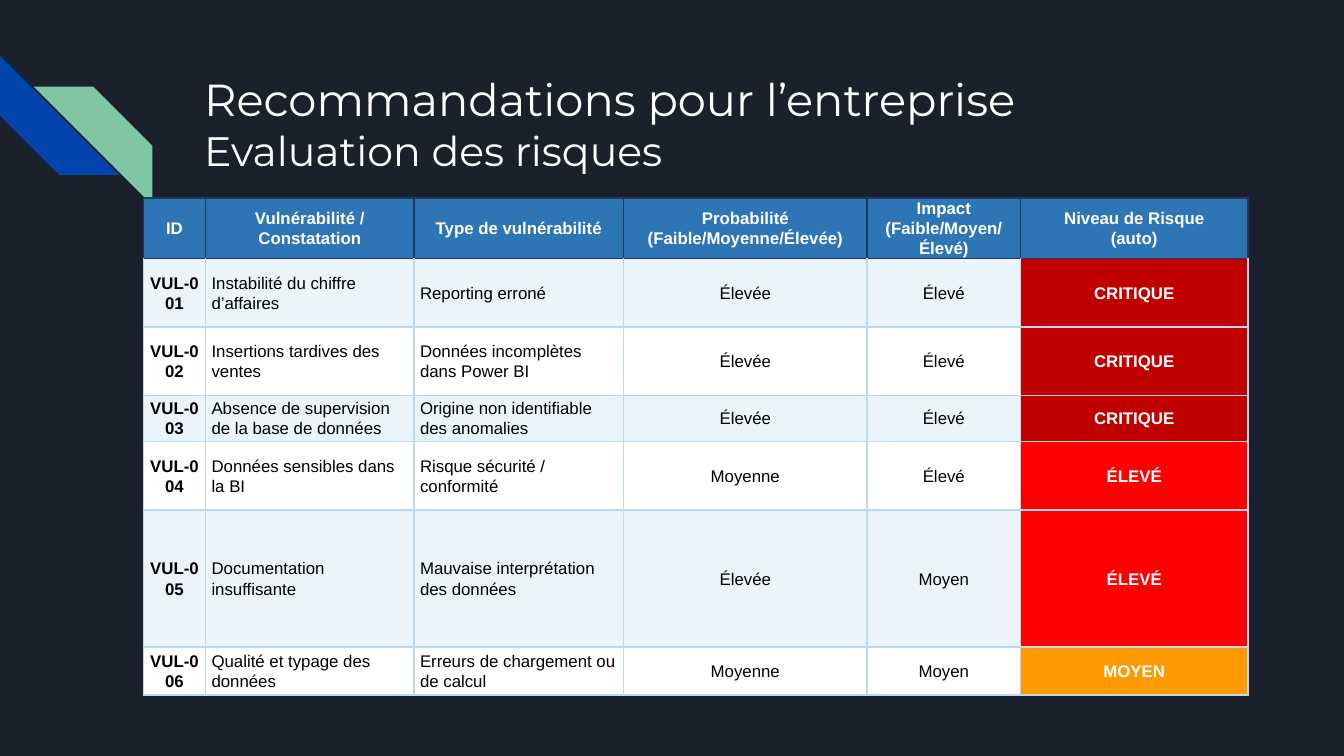
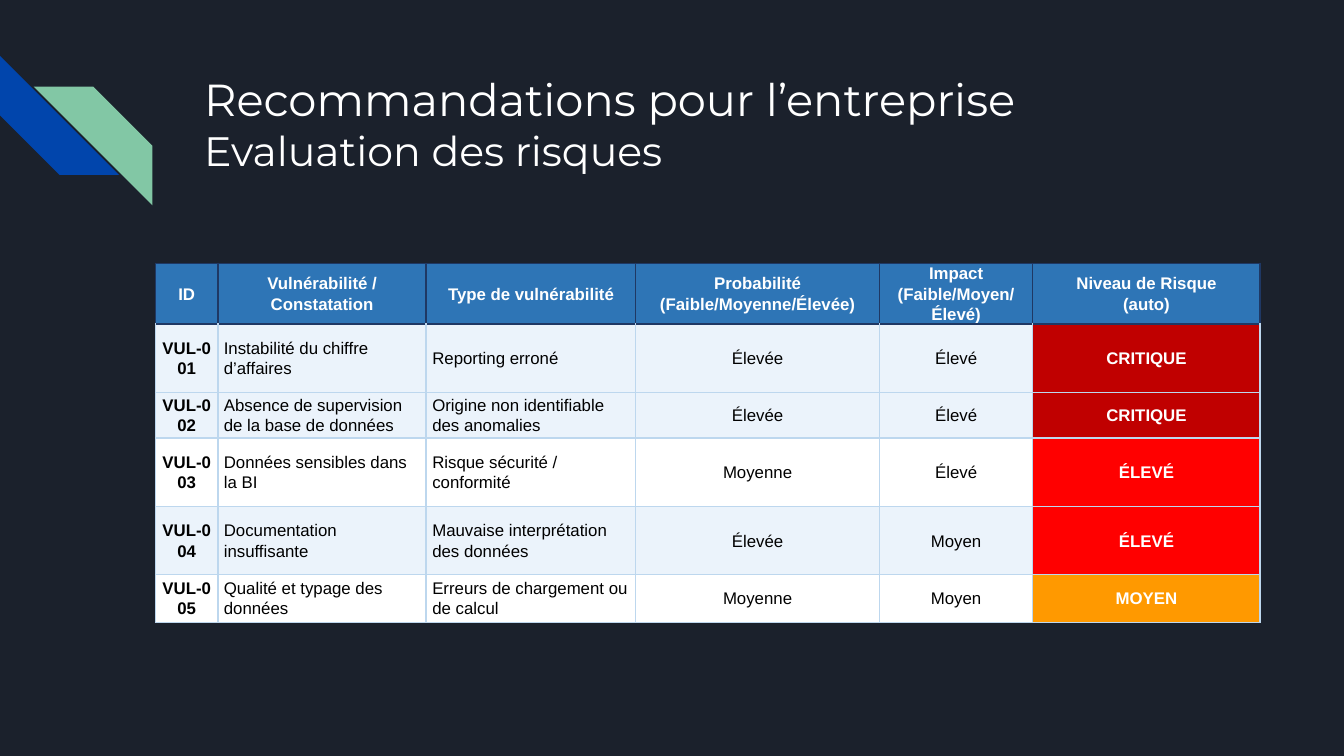
Before and after one commit to Sebules/Project_4_OpenClassrooms_Data_Engineer, a slide deck: slide 14 of presentation_sebastien_ulesie.pptx. Drawn at 1344x756 pixels with LibreOffice and Linux fonts; fonts in the diff are those of the drawing. Boxes give left, top, right and bottom in pixels: in the first picture for what was removed or moved away, otherwise in the second. Text is boxed around its words. In the diff, an @@ line names an element or a change of style, - is before the commit and + after.

```diff
--- a/presentation_sebastien_ulesie.pptx
+++ b/presentation_sebastien_ulesie.pptx
@@ table at (156,263,1259,625) @@
-row 3: VUL-002 | Insertions tardives des ventes | Données incomplètes dans Power BI | Élevée | Élevé | CRITIQUE
-row 4: VUL-003 | Absence de supervision de la base de données | Origine non identifiable des anomalies | Élevée | Élevé | CRITIQUE
-row 5: VUL-004 | Données sensibles dans la BI | Risque sécurité / conformité | Moyenne | Élevé | ÉLEVÉ
-row 6: VUL-005 | Documentation insuffisante | Mauvaise interprétation des données | Élevée | Moyen | ÉLEVÉ
-row 7: VUL-006 | Qualité et typage des données | Erreurs de chargement ou de calcul | Moyenne | Moyen | MOYEN
+row 3: VUL-002 | Absence de supervision de la base de données | Origine non identifiable des anomalies | Élevée | Élevé | CRITIQUE
+row 4: VUL-003 | Données sensibles dans la BI | Risque sécurité / conformité | Moyenne | Élevé | ÉLEVÉ
+row 5: VUL-004 | Documentation insuffisante | Mauvaise interprétation des données | Élevée | Moyen | ÉLEVÉ
+row 6: VUL-005 | Qualité et typage des données | Erreurs de chargement ou de calcul | Moyenne | Moyen | MOYEN
@@ table: place and size @@
-table at (144,198,1247,698)
+table at (156,263,1259,625)
```
Also in this commit, not shown: 6 other slides changed, 4 slides removed.
